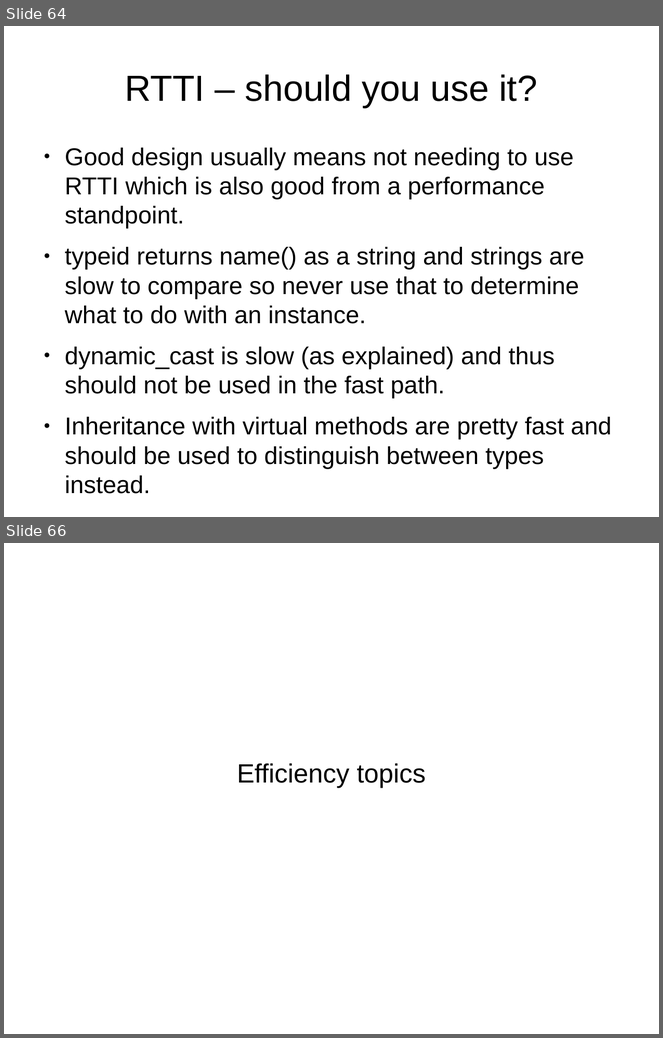
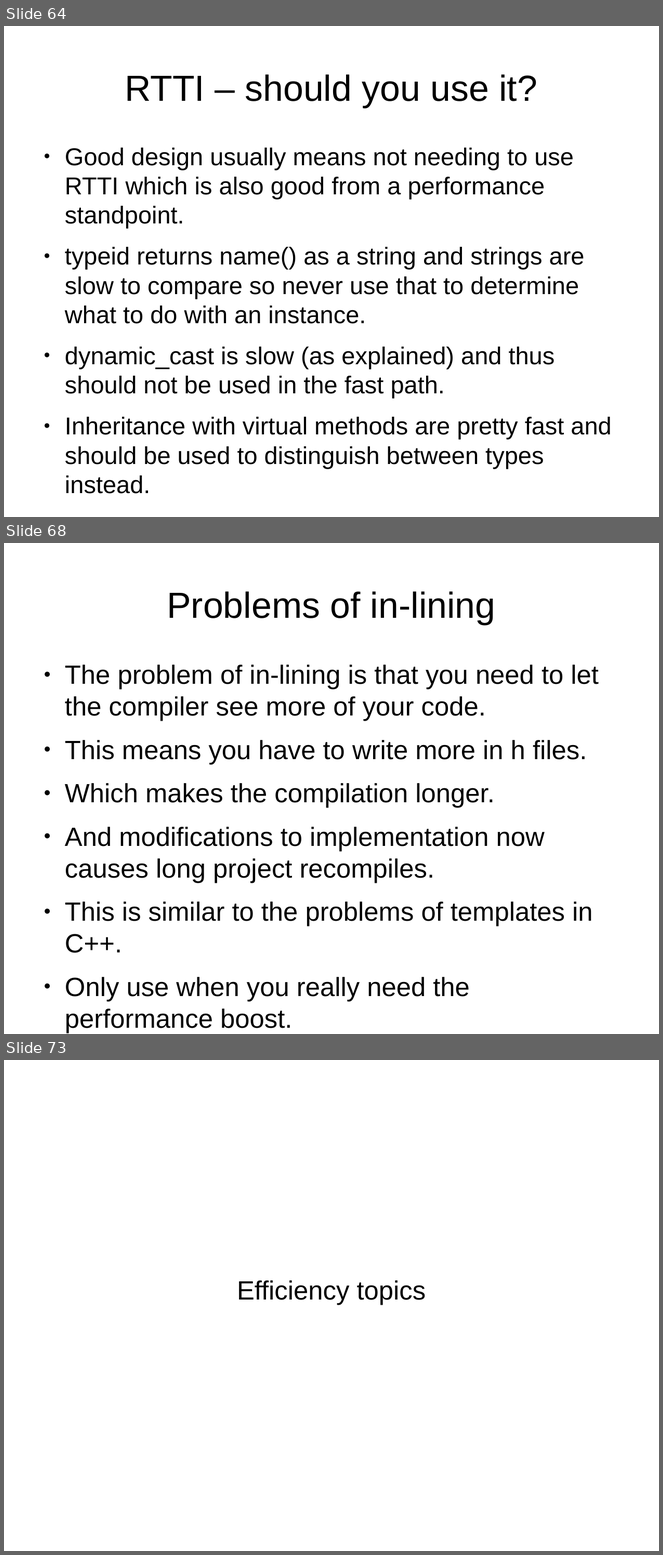
Before and after one commit to veltzer/demos, a slide deck: cpp/multi_core/effective_cplusplus.odp. Shown one above the other, each under a label of ours: slides 64 and 66 before the commit, slides 64, 68 and 73 after it; the slides between them are not shown. The pictures are 663x1038 and 663x1555 pixels, drawn with LibreOffice and Linux fonts; fonts in the diff are those of the drawing. Boxes give left, top, right and bottom in pixels: in the first picture for what was removed or moved away, otherwise in the second. Text is boxed around its words. In the diff, an @@ line names an element or a change of style, - is before the commit and + after.

```diff
--- a/cpp/multi_core/effective_cplusplus.odp
+++ b/cpp/multi_core/effective_cplusplus.odp
@@ slide 68 added at bbox=[4, 543, 659, 1034], background #FFFFFF @@
@@ title added at bbox=[167, 591, 496, 625], 44 pt, text #000000 @@
+Problems of in-lining
@@ text added at bbox=[65, 665, 599, 1033], 32 pt, text #000000 @@
+● The problem of in-lining is that you need to let the compiler see more of your code.
+● This means you have to write more in h files.
+● Which makes the compilation longer.
+● And modifications to implementation now causes long project recompiles.
+● This is similar to the problems of templates in C++.
+● Only use when you really need the performance boost.
@@ what was slide 66 is now slide 73 @@
```
Also in this commit, not shown: 2 slides changed, 6 other slides added, 3 other files.
